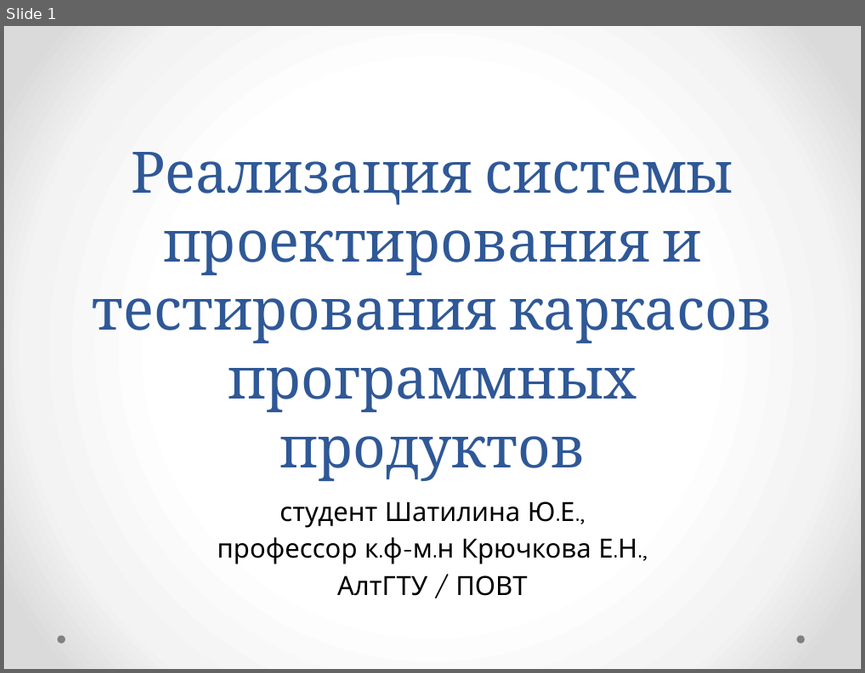
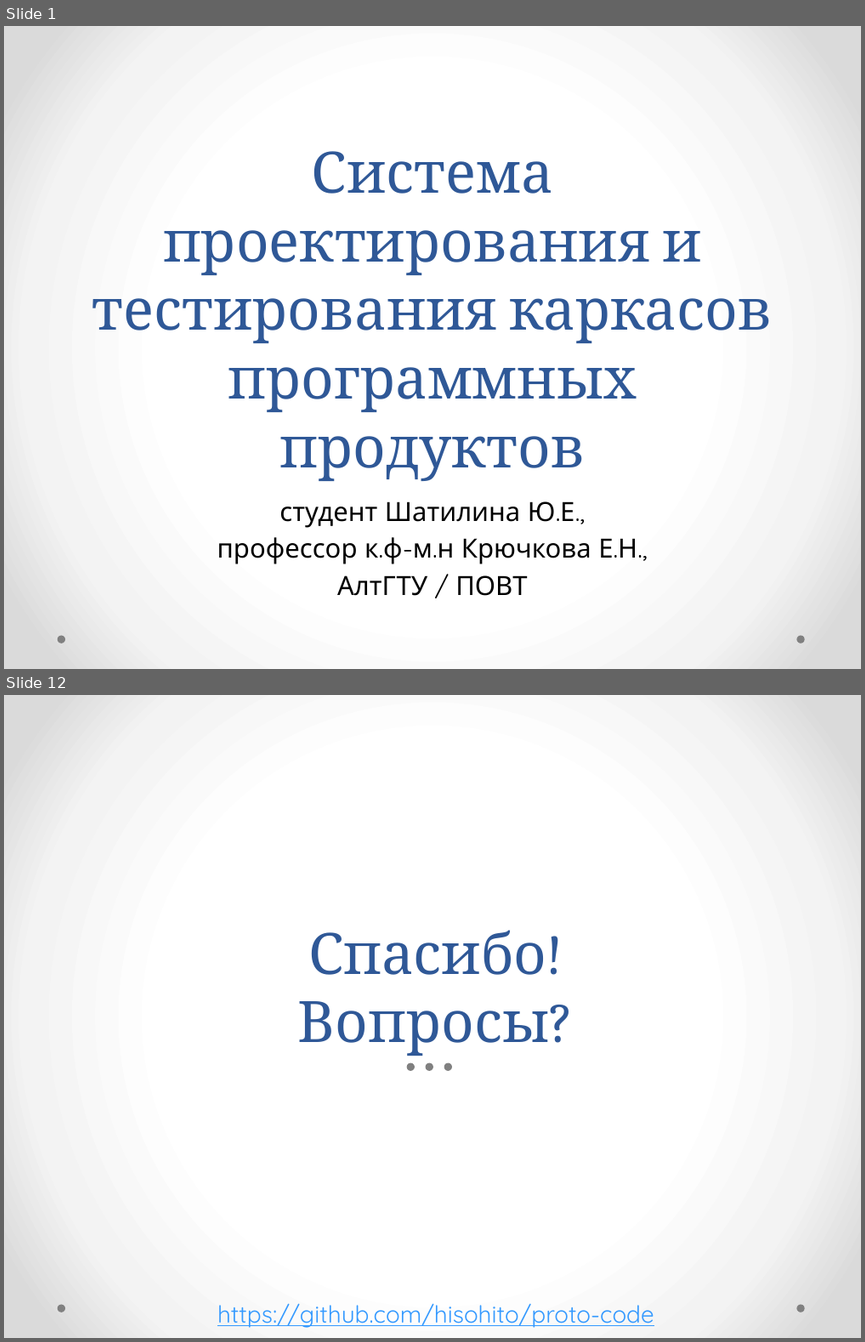
Before and after one commit to hisohito/proto-doc, a slide deck: shatilina.pptx. Shown one above the other, each under a label of ours: slide 1 before the commit, slides 1 and 12 after it; the slides between them are not shown. The pictures are 865x673 and 865x1342 pixels, drawn with LibreOffice and Linux fonts; fonts in the diff are those of the drawing. Boxes give left, top, right and bottom in pixels: in the first picture for what was removed or moved away, otherwise in the second. Text is boxed around its words. In the diff, an @@ line names an element or a change of style, - is before the commit and + after.

Commit message:
Proto logo

```diff
--- a/shatilina.pptx
+++ b/shatilina.pptx
@@ slide 12 added at (4,695,861,1338), background gradient #FFFFFF to #F4F4F4 to #DADADA; not listed: 2 template elements that a slide beside it also shows @@
@@ title added at (298,930,550,1055), 48 pt, text #2F5897 @@
+Спасибо!
+Вопросы?
@@ ellipse added at (407,1062,415,1071), fill #808080 @@
@@ ellipse added at (426,1062,433,1071), fill #808080 @@
@@ ellipse added at (444,1062,452,1071), fill #808080 @@
@@ text added at (217,1303,654,1327), 20 pt, text #3399FF, underline @@
+https://github.com/hisohito/proto-code
@@ slide 1 changed as well @@
@@ title at (92,151,772,481): text changed @@
-Реализация системы проектирования и тестирования каркасов программных продуктов
+Система проектирования и тестирования каркасов программных продуктов
```
Also in this commit, not shown: 10 other slides added, 2 slides removed, 2 other files.
